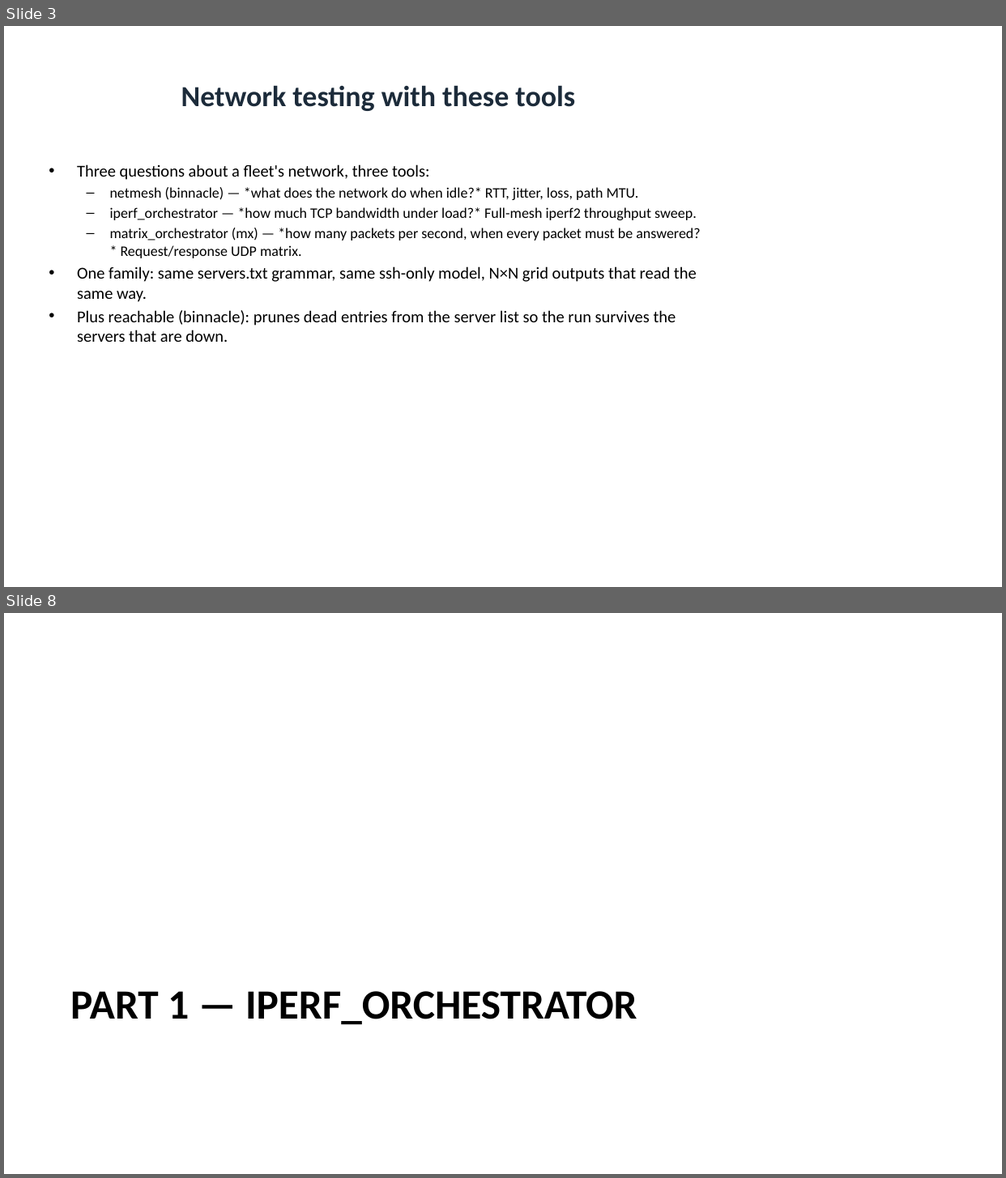
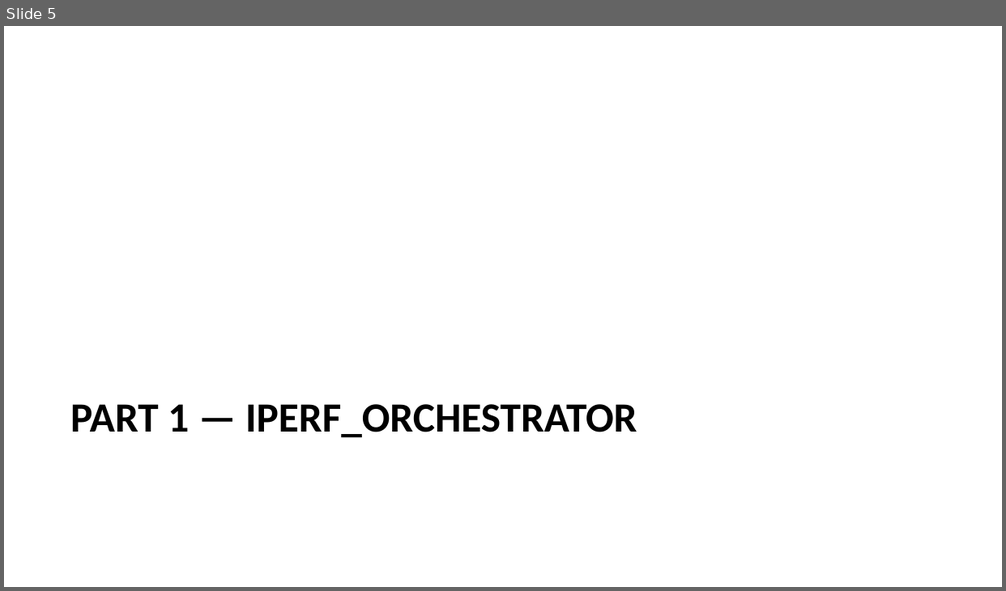
Before and after one commit to MartinGallagher-code/presentations, a slide deck: network-testing/network_testing.pptx. Shown one above the other, each under a label of ours: slides 3 and 8 before the commit, slide 5 after it; the slides between them are not shown. The pictures are 1006x1178 and 1006x591 pixels, drawn with LibreOffice and Linux fonts; fonts in the diff are those of the drawing. Boxes give left, top, right and bottom in pixels: in the first picture for what was removed or moved away, otherwise in the second. Text is boxed around its words. In the diff, an @@ line names an element or a change of style, - is before the commit and + after.

```diff
--- a/network-testing/network_testing.pptx
+++ b/network-testing/network_testing.pptx
@@ slide 3 removed at <box>4,26,1002,587</box>, background #FFFFFF @@
@@ title removed at <box>181,85,575,111</box> @@
-Network testing with these tools
@@ text removed at <box>77,165,700,342</box> @@
-• Three questions about a fleet's network, three tools:
-  – netmesh (binnacle) — *what does the network do when idle?* RTT, jitter, loss, path MTU.
-  – iperf_orchestrator — *how much TCP bandwidth under load?* Full-mesh iperf2 throughput sweep.
-  – matrix_orchestrator (mx) — *how many packets per second, when every packet must be answered?* Request/response UDP matrix.
-• One family: same servers.txt grammar, same ssh-only model, N×N grid outputs that read the same way.
-• Plus reachable (binnacle): prunes dead entries from the server list so the run survives the servers that are down.
@@ what was slide 8 is now slide 5 @@
```
Also in this commit, not shown: 1 slide changed, 3 slides added, 5 other slides removed, 2 other files.
